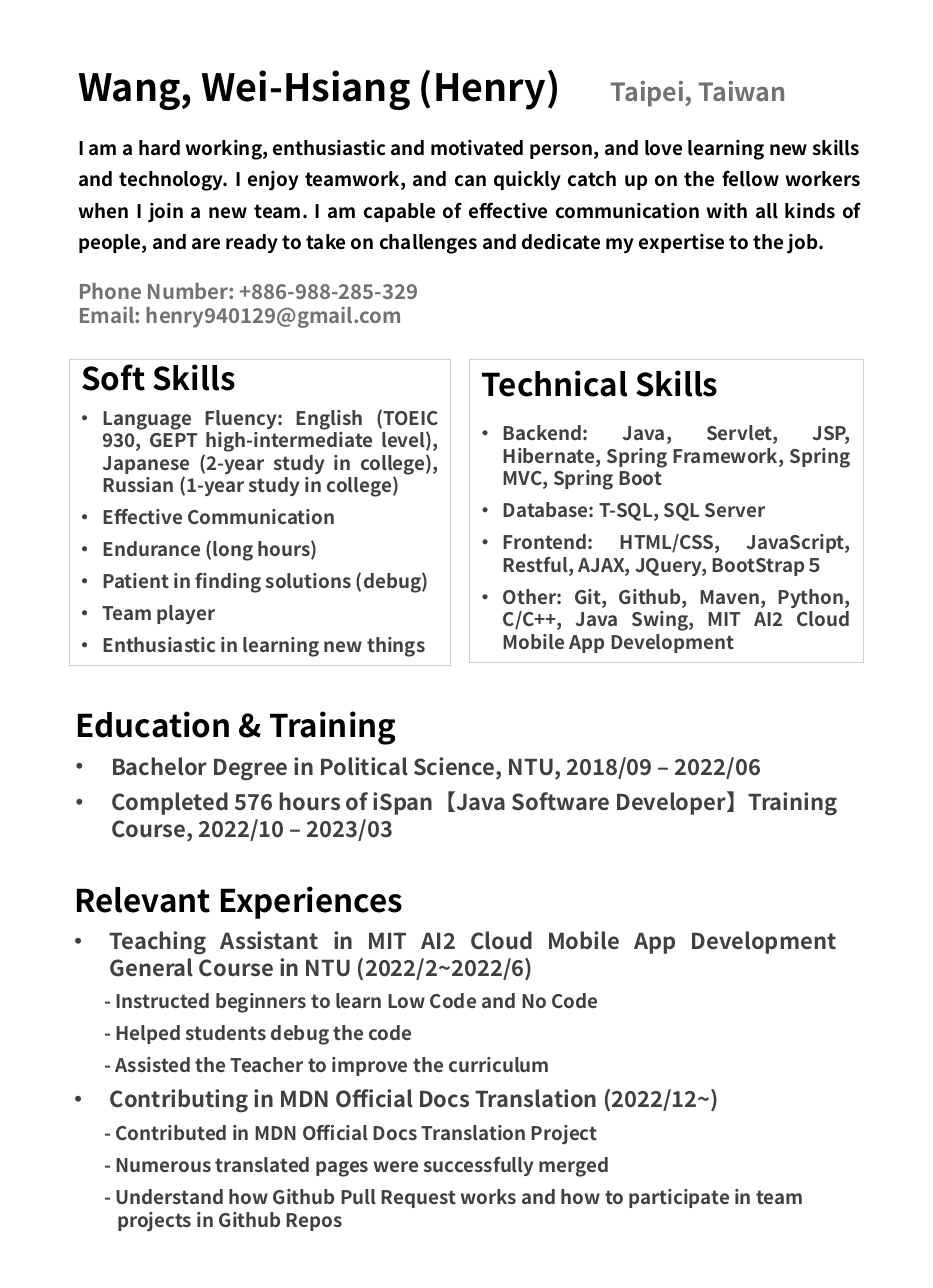
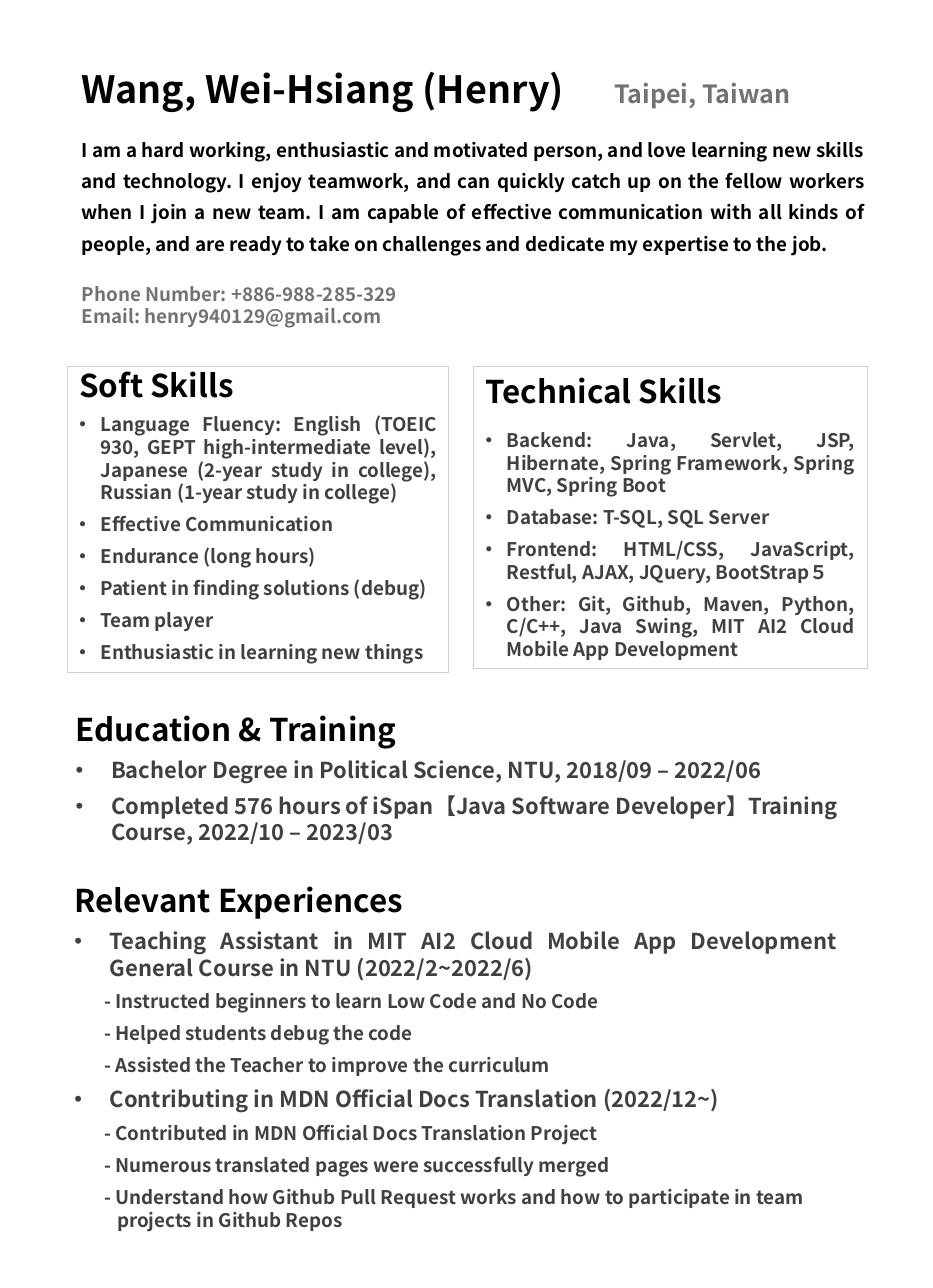
Before and after one commit to weixiang0815/ispanlearningmaterial, a slide deck: slide 3 of 面試資料/王威翔履歷.pptx. Drawn at 933x1288 pixels with LibreOffice and Linux fonts; fonts in the diff are those of the drawing. Boxes give left, top, right and bottom in pixels: in the first picture for what was removed or moved away, otherwise in the second. Text is boxed around its words. In the diff, an @@ line names an element or a change of style, - is before the commit and + after.

```diff
--- a/面試資料/王威翔履歷.pptx
+++ b/面試資料/王威翔履歷.pptx
@@ subtitle at (82,286,396,328): size 13 to 12 pt in "Phone Number: +886-988-285-329", "Email: henry940129@gmail.com" @@
@@ rectangle "Soft Skills": place and size @@
-rectangle "Soft Skills" at (69,360,450,666)
+rectangle "Soft Skills" at (68,367,449,672)
@@ rectangle "Technical Skills": place and size @@
-rectangle "Technical Skills" at (469,360,863,662)
+rectangle "Technical Skills" at (474,367,868,669)
@@ text "Education & Training": place and size @@
-text "Education & Training" at (76,711,837,842)
+text "Education & Training" at (76,715,837,845)
```
Also in this commit, not shown: 2 other slides changed, 1 slide added, 7 other files.
